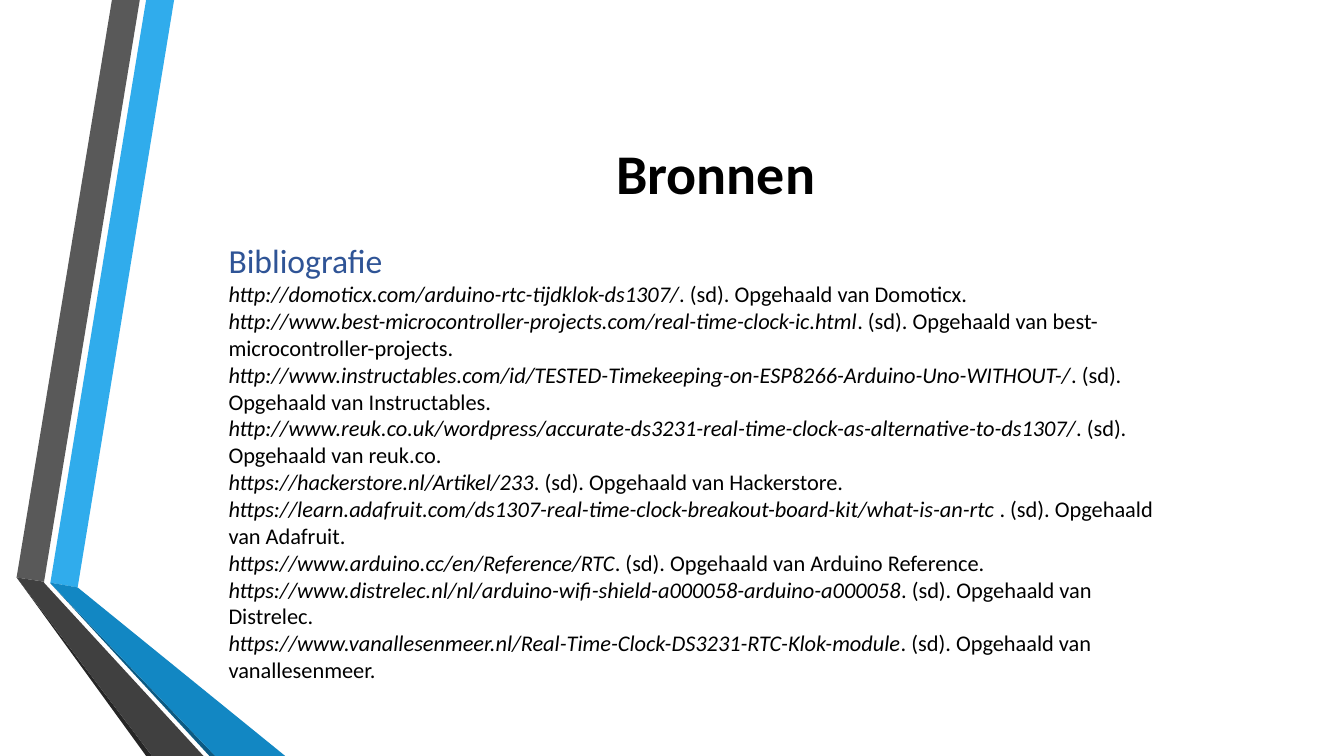
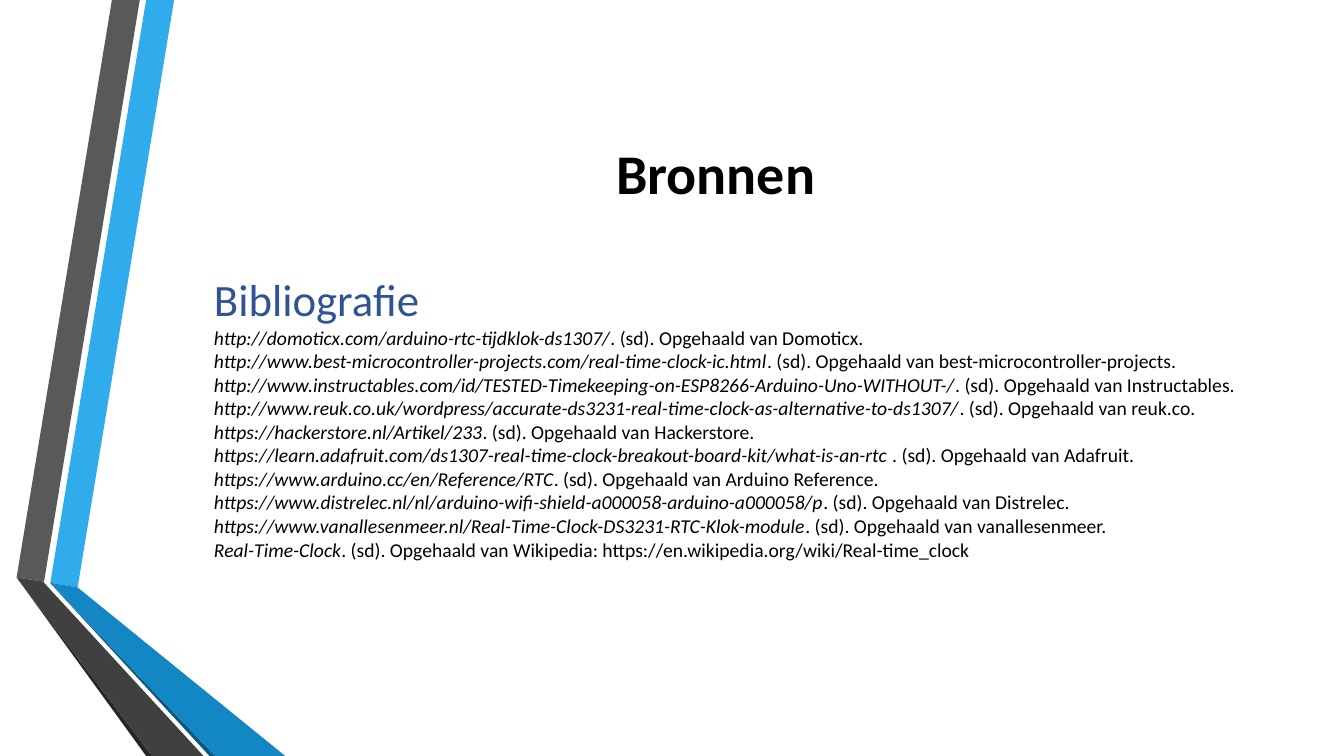
Before and after one commit to KlaasvdLinden/ESD-presentatie, a slide deck: slide 7 of ESD Presentatie RealTimeClock.pptx. Drawn at 1344x756 pixels with LibreOffice and Linux fonts; fonts in the diff are those of the drawing; background and template pictures are left out. Boxes give left, top, right and bottom in pixels: in the first picture for what was removed or moved away, otherwise in the second. Text is boxed around its words. In the diff, an @@ line names an element or a change of style, - is before the commit and + after.

```diff
--- a/ESD Presentatie RealTimeClock.pptx
+++ b/ESD Presentatie RealTimeClock.pptx
@@ text "Bibliografie": place and size @@
-text "Bibliografie" at <box>229,249,1153,678</box>
+text "Bibliografie" at <box>214,285,1235,561</box>
@@ text at <box>214,285,1235,537</box>: size 24 to 32 pt in "Bibliografie"; size 16 to 14 pt in "http://domoticx.com/arduino-rtc-tijdklok-ds1307/. (sd). Opge ...", "http://www.instructables.com/id/TESTED-Timekeeping-on-ESP826 ...", "http://www.reuk.co.uk/wordpress/accurate-ds3231-real-time-cl ...", "https://hackerstore.nl/Artikel/233. (sd). Opgehaald van Hack ..." and 3 more places @@
@@ text at <box>214,354,1176,372</box>: text changed; size 16 to 14 pt @@
-http://www.best-microcontroller-projects.com/real-time-clock-ic.html. (sd). Opgehaald van best- microcontroller-projects.
+http://www.best-microcontroller-projects.com/real-time-clock-ic.html. (sd). Opgehaald van best-microcontroller-projects.
@@ text at <box>214,495,1070,513</box>: text changed; size 16 to 14 pt @@
-https://www.distrelec.nl/nl/arduino-wifi-shield-a000058-arduino-a000058. (sd). Opgehaald van Distrelec.
+https://www.distrelec.nl/nl/arduino-wifi-shield-a000058-arduino-a000058/p. (sd). Opgehaald van Distrelec.
@@ text at <box>214,543,969,561</box>: paragraph added @@
+Real-Time-Clock. (sd). Opgehaald van Wikipedia: https://en.wikipedia.org/wiki/Real-time_clock
```
Also in this commit, not shown: 2 other slides changed, 6 other files.
